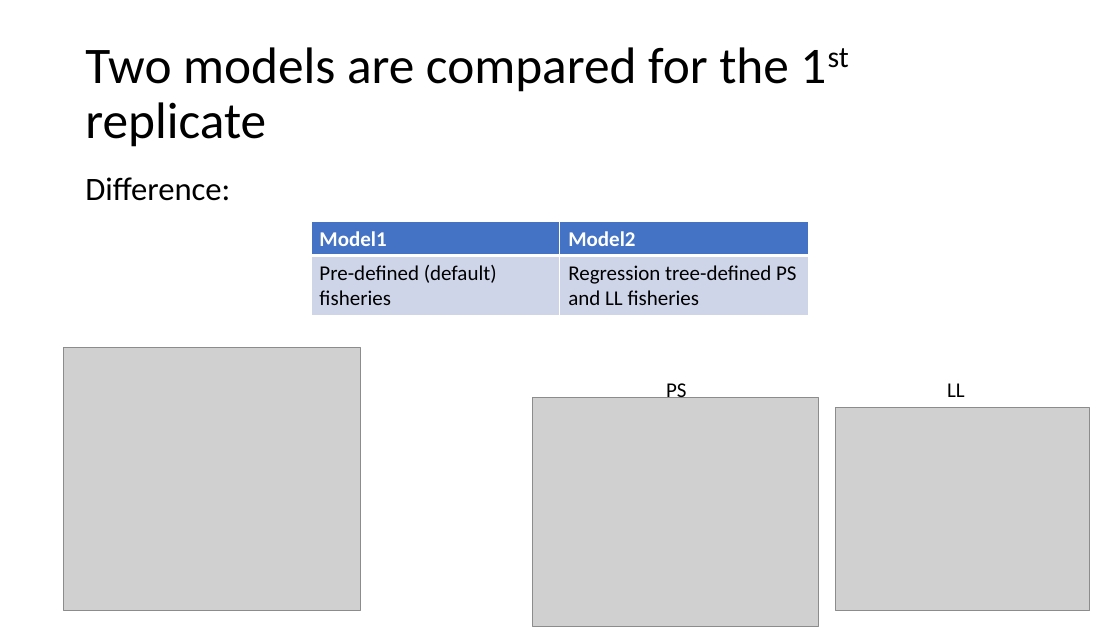
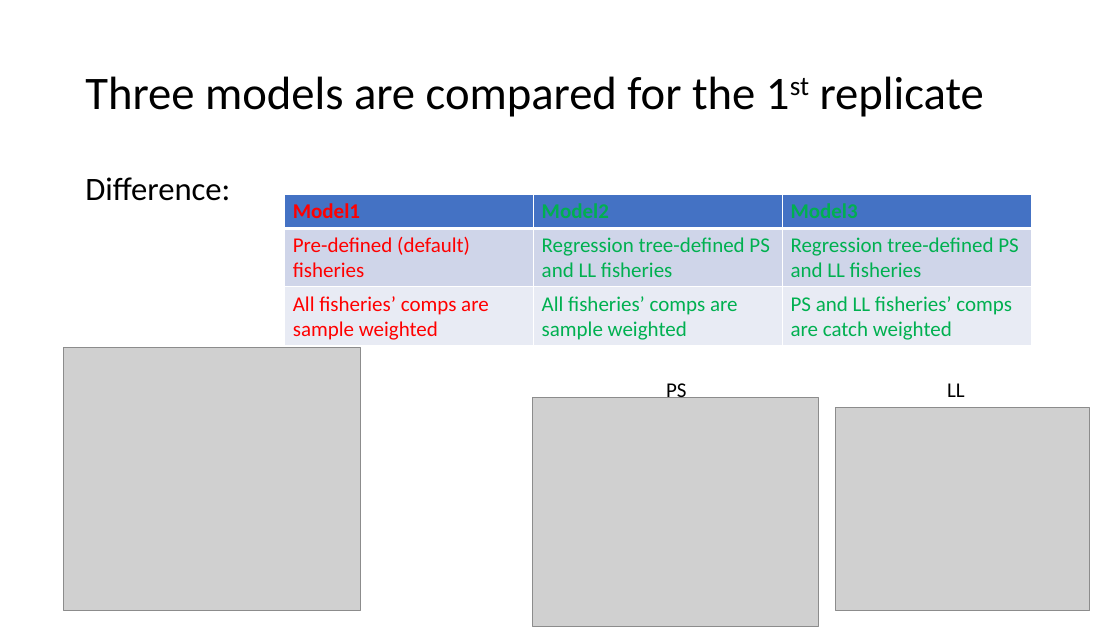
Before and after one commit to HaikunXu/SpatialAssessModelling, a slide deck: slide 5 of Document/Results.pptx. Drawn at 1120x630 pixels with LibreOffice and Linux fonts; fonts in the diff are those of the drawing; grey boxes stand for pictures. Boxes give left, top, right and bottom in pixels: in the first picture for what was removed or moved away, otherwise in the second. Text is boxed around its words. In the diff, an @@ line names an element or a change of style, - is before the commit and + after.

Commit message:
add catch weighted model to the comparison

```diff
--- a/Document/Results.pptx
+++ b/Document/Results.pptx
@@ title at box(85, 76, 984, 117): text changed; size 44 to 40 pt @@
-Two models are compared for the 1st replicate
+Three models are compared for the 1st replicate
@@ table at box(285, 194, 1031, 346) @@
-Model1 | Model2
-Pre-defined (default) fisheries | Regression tree-defined PS and LL fisheries
+Model1 | Model2 | Model3
+Pre-defined (default) fisheries | Regression tree-defined PS and LL fisheries | Regression tree-defined PS and LL fisheries
+All fisheries’ comps are sample weighted | All fisheries’ comps are sample weighted | PS and LL fisheries’ comps are catch weighted
@@ table: place and size @@
-table at box(311, 222, 808, 315)
+table at box(285, 194, 1031, 346)
```
Also in this commit, not shown: 1 other slide changed, 3 slides added, 1 slide removed, 7 other files.
